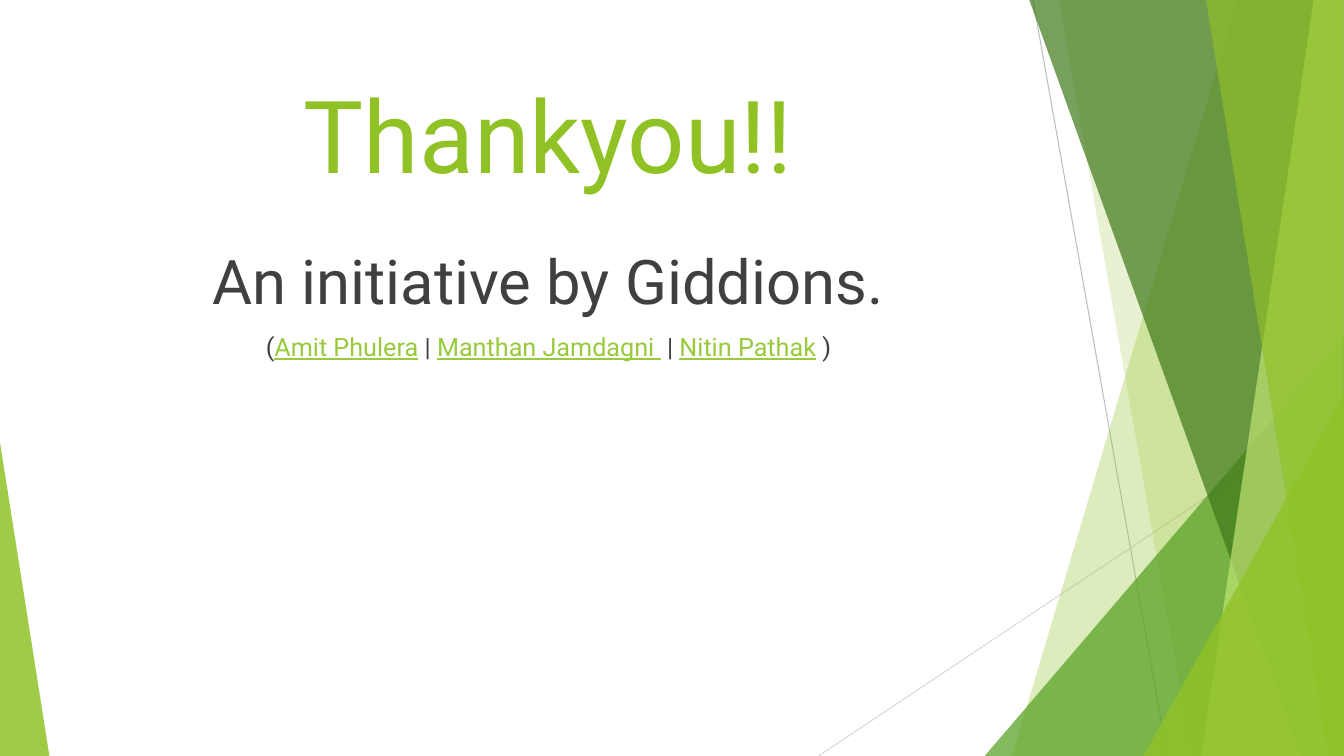
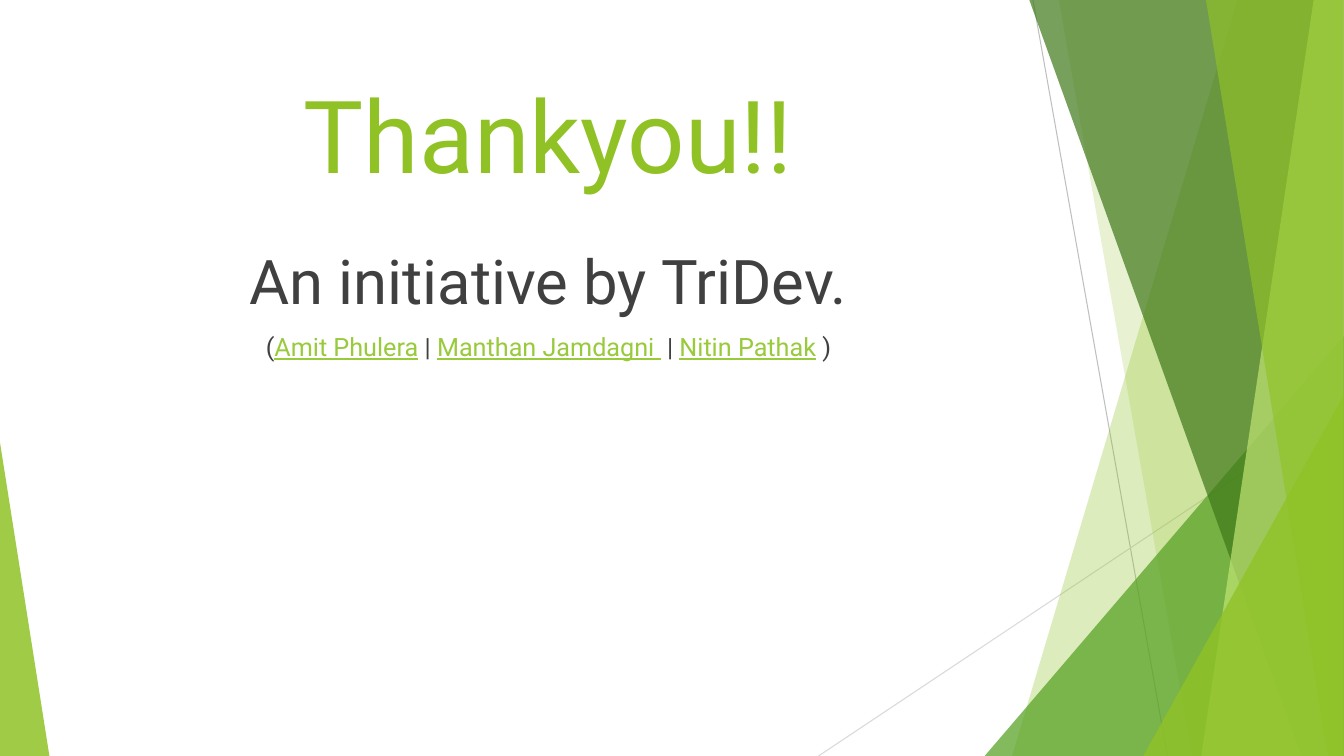
Before and after one commit to manthan29jamdagni/EmergencySOS, a slide deck: slide 13 of PROJECT ABSTRACT & PRESENTATION/Emergency Locator.pptx. Drawn at 1344x756 pixels with LibreOffice and Linux fonts; fonts in the diff are those of the drawing. Boxes give left, top, right and bottom in pixels: in the first picture for what was removed or moved away, otherwise in the second. Text is boxed around its words. In the diff, an @@ line names an element or a change of style, - is before the commit and + after.

```diff
--- a/PROJECT ABSTRACT & PRESENTATION/Emergency Locator.pptx
+++ b/PROJECT ABSTRACT & PRESENTATION/Emergency Locator.pptx
@@ text at box(249, 258, 847, 317): text changed @@
-An initiative by Giddions.
+An initiative by TriDev.
```
Also in this commit, not shown: 1 other file.
